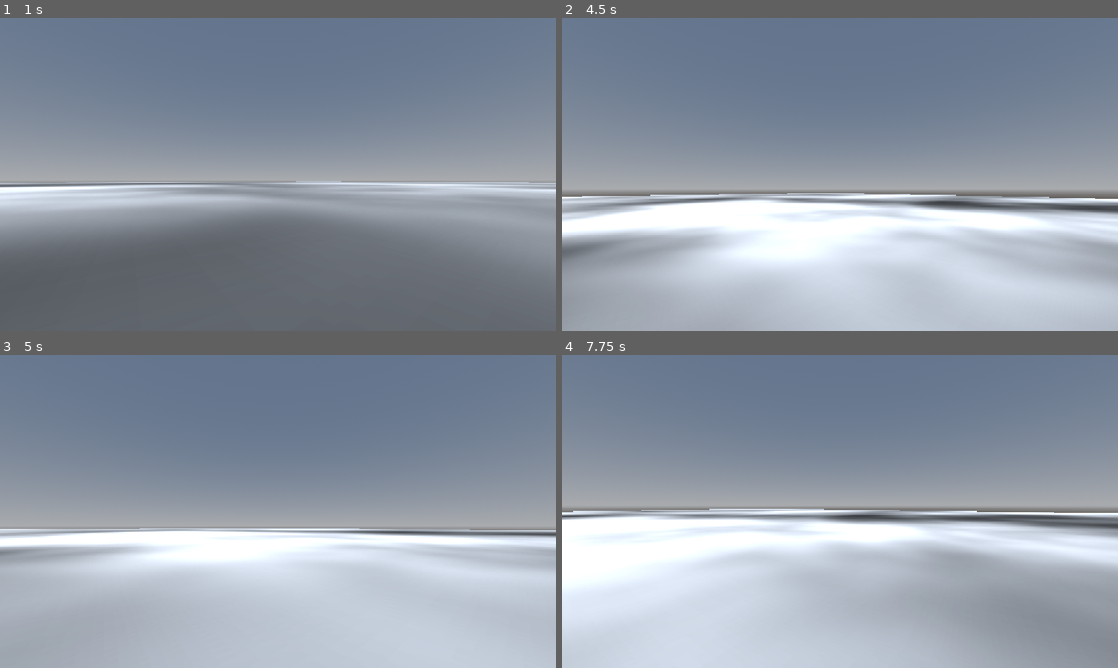
Above: before the commit, frames 1-4 (two rows, left to right).
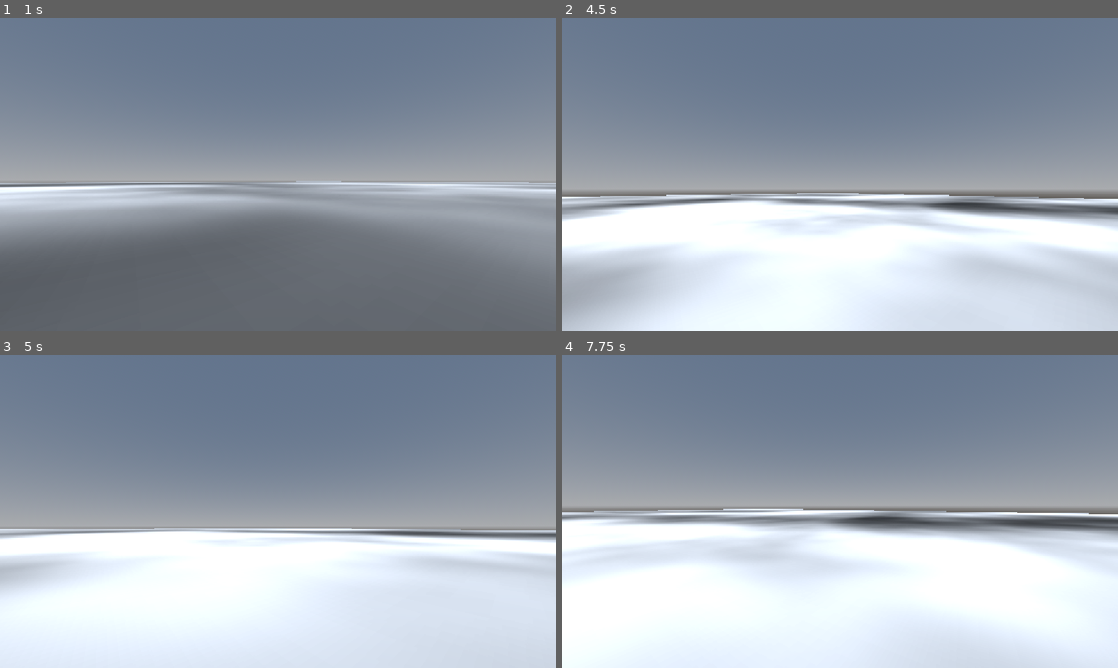
Above: after the commit, the same moments.

Repository: JoshuahMi/BasicRpgGodot
Game: Godot game, scene res://Elements/Levels/BasicRpgLevelTest.tscn
Same seed, same stepped clock (60 frames per second), same inputs: the game is played once before the commit and once after it.
Inputs (mouse positions are in pixels of both pictures, inside the frame that each line leads up to):
- Up to frame 1 (1 s): move the mouse to (305, 174) at 0.52 s; hold W (MoveForward) from 0.53 s (still down); hold Shift (Sprint) from 0.53 s (still down); tap Space (Jump) at 0.77 s
- Up to frame 2 (4.5 s): keep holding W (MoveForward); move the mouse to (812, 174) at 1.27 s; release Shift (Sprint) at 1.28 s; tap C (Test) at 1.35, 2.85, 4.35 s; tap Space (Jump) at 1.52, 3.02, 3.77 s; move the mouse to (851, 168) at 2.02 s; hold Shift (Sprint) 2.03-2.78 s; move the mouse to (834, 180) at 2.77 s; move the mouse to (878, 177) at 3.52 s; hold Shift (Sprint) 3.53-4.28 s; move the mouse to (795, 171) at 4.27 s
- Up to frame 3 (5 s): keep holding W (MoveForward); tap Space (Jump) at 4.52 s
- Up to frame 4 (7.75 s): move the mouse to (845, 511) at 5.02 s; hold Shift (Sprint) 5.03-5.78 s; move the mouse to (817, 505) at 5.77 s; release W (MoveForward) at 5.78 s; hold D (MoveRight) 5.78-6.53 s; tap C (Test) at 5.85, 7.35 s; tap Space (Jump) at 6.02, 6.77, 7.52 s; move the mouse to (867, 511) at 6.52 s; hold Shift (Sprint) 6.53-7.28 s; hold W (MoveForward) from 6.53 s (still down); move the mouse to (812, 511) at 7.27 s

Frame 1 is identical in both runs. In frame 2, 26% of the frame differs, in the area x 0-100%, y 56-100%; in frame 3, 31%; in frame 4, 41%, in the area x 0-100%, y 49-100%.

Commit message:
BEGIN REWORK of the Movement Component,
Implemented dash, but sprinting doesn't work currently.

Diff:
--- a/Elements/General/BasicRpgGeneral.gd
+++ b/Elements/General/BasicRpgGeneral.gd
@@ -10,11 +10,18 @@
 	IN_AIR_FROM_KNOCKBACK,	# this means that the player is NOT on the floor and he got in the air from knockback
 	IN_AIR_FROM_FALLING,	# this means that the player is NOT on the floor and he got in the air from falling
 
-	IN_AIR_WHILE_DASH,		# This is for the dash.
+	DASH,					# This is for the dash.
 
 	ON_WALL_LADDER,			# While on a ladder.
 	ON_WALL_NORMAL,			# Walljump / wallrun
 	ON_WALL_LEDGE_GRAB,		# When ledge grabbing
+
+	UNDERWATER_IDLE,		# When the player is underwater but does nothing
+	UNDERWATER_NORMAL,		# when the player is underwater and moves without sprinting
+	UNDERWATER_SPRINTING,	# when the player is underwater and sprints
+
+
+
 
 }
 
@@ -28,3 +35,17 @@
 	MP_IN_AIR_FROM_FALLING,
 
 }
+
+## Used inside the MovementComponent to determine the state. The determine_state function there needs the information
+## about what exactly has changed to respond accordingly.
+enum CharacterMovementEvent {
+
+	NOTHING,				# For the rare situation the function gets called and nothing happened.
+
+	ME_NORMAL_MOVEMENT_POSSIBLE_CHANGED,
+	ME_MOVEMENT_POSITION_CHANGED,
+
+	ME_HAS_JUST_LANDED,
+	ME_HAS_JUST_LEFT_GROUND,
+
+}
--- a/Elements/General/Components/BasicRpgInputComponent.gd
+++ b/Elements/General/Components/BasicRpgInputComponent.gd
@@ -78,12 +78,13 @@
 	else:
 		is_sprint_just_released = false
 
-
 	if Input.is_action_pressed("Test"):
 		is_test_pressed = true
 
 	if Input.is_action_just_pressed("Test"):
 		is_test_just_pressed = true
+	else:
+		is_test_just_pressed = false
 
 	look_vector = Vector2.ZERO
 
--- a/Elements/General/Components/BasicRpgMovementComponent.gd
+++ b/Elements/General/Components/BasicRpgMovementComponent.gd
@@ -3,6 +3,11 @@
 ## This Movement Component is made up from "Core Functions", called after their respective booleans are set to true from outside the component,
 ## "helper Functions", which help the core functions work, and builtin functions, which take care of the validity of values.
 ## The behaviour of the core functions is dependant on "States", defined in BasicRpgGeneral.
+
+## So we get this:
+## Input triggers the core functions to execute.
+## States determine the behaviour of the core functions
+## things that happen, usually caused by core functions OR the game world outside of this component, determine the state.
 
 @export_category("References")
 @export var body: CharacterBody3D
@@ -36,7 +41,7 @@
 					pass
 				BasicRpgGeneral.PlayerMovementStates.IN_AIR_FROM_FALLING:
 					pass
-				BasicRpgGeneral.PlayerMovementStates.IN_AIR_WHILE_DASH:
+				BasicRpgGeneral.PlayerMovementStates.DASH:
 					pass
 
 			## implement all state specific entering logic here!
@@ -55,7 +60,7 @@
 					# When falling, you get subtracted one jump charge, because it is like you were jumping.
 					jump_charges -= 1
 
-				BasicRpgGeneral.PlayerMovementStates.IN_AIR_WHILE_DASH:
+				BasicRpgGeneral.PlayerMovementStates.DASH:
 					pass
 
 			current_state = new_value
@@ -64,6 +69,65 @@
 			current_state = new_value
 
 #endregion Current State
+
+
+
+#region Input
+
+
+## INPUT
+## Is set by the jump() and knockback() function, and the _physics_process() function, with their respective situations.
+## Shall show what kind of movement is currently active, and why. One can argue that this is an unnecessary doubling of the state, but it works.
+var movement_position: BasicRpgGeneral.MovementPosition = BasicRpgGeneral.MovementPosition.MP_IN_AIR_FROM_FALLING:
+	set(new_value):
+		movement_position = new_value
+
+## INPUT
+## This is set by the object that is using this component. Will tell this component that it wants to sprint by setting it to true.
+## The state won't change to sprinting though if is_normal_movement_possible is false.
+var wants_to_sprint: bool = false:
+	set(new_value):
+		if new_value != wants_to_sprint:
+			wants_to_sprint = new_value
+			pass
+		else:
+			wants_to_sprint = new_value
+
+## INPUT
+## This is set by the object that is using this component. Will tell this component that it wants to jump by setting this variable to true.
+## Will only be performed as a normal jump then if is_normal_movement_possible is true
+var wants_to_jump: bool = false:
+	set(new_value):
+		wants_to_jump = new_value
+		if new_value == true:
+			jump()
+			wants_to_jump = false
+
+
+## INPUT
+## This is set by the object that is using this component. Will tell this component that it wants to dash by setting this variable to true.
+var wants_to_dash: bool = false:
+	set(new_value):
+		wants_to_dash = new_value
+		if new_value == true:
+			dash()
+			wants_to_dash = false
+
+
+
+
+
+## INPUT
+## Will be set by the class using the component. This will determine the direction the component will let the instance move.
+## Used by the move() function.
+var movement_direction: Vector2 = Vector2.ZERO:
+	set(new_value):
+		if new_value == movement_direction:
+			movement_direction = new_value
+		else:
+			movement_direction = new_value
+
+#endregion Input
 
 
 
@@ -90,47 +154,6 @@
 			is_normal_movement_possible = new_value
 			determine_state()
 
-## State determining Variable!
-## Is set by the jump() and knockback() function, and the _physics_process() function, with their respective situations.
-## Shall show what kind of movement is currently active, and why. One can argue that this is an unnecessary doubling of the state, but it works.
-var movement_position: BasicRpgGeneral.MovementPosition = BasicRpgGeneral.MovementPosition.MP_IN_AIR_FROM_FALLING:
-	set(new_value):
-		movement_position = new_value
-		determine_state()
-
-## State determining Variable!
-## This is set by the object that is using this component. Will tell this component that it wants to sprint by setting it to true.
-## The state won't change to sprinting though if is_normal_movement_possible is false.
-var wants_to_sprint: bool = false:
-	set(new_value):
-		if new_value != wants_to_sprint:
-			wants_to_sprint = new_value
-			determine_state()
-			pass
-		else:
-			wants_to_sprint = new_value
-
-## State determining Variable!
-## This is set by the object that is using this component. Will tell this component that it wants to jump by setting this variable to true.
-## Will only be performed as a normal jump then if is_normal_movement_possible is true
-var wants_to_jump: bool = false:
-	set(new_value):
-		if new_value != wants_to_jump:
-			wants_to_jump = new_value
-			determine_state()
-		else:
-			wants_to_jump = new_value
-
-## Will be set by the class using the component. This will determine the direction the component will let the instance move.
-## Used by the move() function.
-## State determining Variable!
-var movement_direction: Vector2 = Vector2.ZERO:
-	set(new_value):
-		if new_value == movement_direction:
-			movement_direction = new_value
-		else:
-			movement_direction = new_value
-			determine_state()
 
 ## Is simply mirroring body.is_on_floor(), and is set every frame, but will, in its setter, make sure that is_just_landed and has_just_left_ground are true in their respective situations, and are only true for one single frame.
 ## State determining Variable, because is_just_landed and has_just_left_ground depend on this variable, and movement_position depends on them, and the state depends on movement_position, look at determine_state().
@@ -153,9 +176,9 @@
 var is_just_landed := false:
 	set(new_value):
 		if new_value == true:
-			#print("From Movement Component: has just landed!")
 			movement_position = BasicRpgGeneral.MovementPosition.MP_ON_SURFACE
 			jump_charges = max_jump_charges
+			dash_charges = max_dash_charges
 		is_just_landed = new_value
 
 ## Used to determine the is in air state.
@@ -163,7 +186,6 @@
 var has_just_left_ground := false:
 	set(new_value):
 		if new_value == true:
-			#print("From Movement Component: Has just left the ground!")
 			# If the movement position wasn't set by jump() or knockback(), obviously you're falling
 			if movement_position == BasicRpgGeneral.MovementPosition.MP_ON_SURFACE:
 				movement_position = BasicRpgGeneral.MovementPosition.MP_IN_AIR_FROM_FALLING
@@ -173,7 +195,7 @@
 
 
 
-#region Variables
+#region Parameters
 
 
 
@@ -186,7 +208,7 @@
 
 ## How many times the player can jump consequently. "2" is a double jump. "1" is a single jump
 @export var max_jump_charges: int = 2
-var jump_charges = 2
+var jump_charges = max_jump_charges
 
 ## which multiplier is applied to the jump strength when a weak jump is performed
 @export var weak_jump_strength_multiplier: float = 0.25
@@ -196,6 +218,36 @@
 ## 1.0 = like on the ground
 @export var movement_strength_while_jumping: float =  0.0
 
+
+@export_category("Dash Parameters")
+
+
+## The dash charges determine, how many times the player can dash while in the air.
+## Can be set to zero, then the player can't dash.
+@export var max_dash_charges : int = 2
+var dash_charges: int = max_dash_charges
+
+## How far the dash will take the player.
+@export var dash_strength: float = 150.0
+
+## When stamina is depleted, this multiplier will be applied to dash_strength.
+@export var weak_dash_multiplier: float = 0.25
+
+var is_dash_possible: bool = true
+
+## If the dash will be possible when the player is on the ground.
+@export var is_dash_possible_on_ground: bool = false
+
+## how long it will take after a dash for the dash becoming possible again.
+## Can be at zero. Then the player will be able to dash again immediately, will lose a dash charge though.
+@export var dash_replenishing_time: float = 1.0
+
+## This timer will set is_dash_possible to true when timeout.
+## Usually this timer is started immediately when the dash_timer timed out.
+var dash_replenish_timer: Timer = Timer.new()
+
+
+
 @export_category("Movement Parameters")
 
 @export var mouse_sensitivity := 1.0
@@ -207,12 +259,16 @@
 @export var sprint_multiplier: float = 1.75
 
 
-#endregion Variables
+#endregion Parameters
 
 #region Builtin Functions
 
 # Called when the node enters the scene tree for the first time.
 func _ready() -> void:
+
+	add_child(dash_replenish_timer)
+	dash_replenish_timer.one_shot = true
+	dash_replenish_timer.timeout.connect(replenish_dash)
 
 	pass # Replace with function body.
 
@@ -235,12 +291,10 @@
 		body.get_wall_normal()
 		# print("From Movement Component: Is on Wall only!")
 
-	if wants_to_jump:
-		jump()
+	#if is_body_on_floor:
+		#dash_charges = max_dash_charges
 
 	move(delta)
-
-
 
 #endregion Builtin Functions
 
@@ -269,8 +323,6 @@
 
 ## causes the camera to rotate. Will clamp the looking up/down within reasonable values
 func look(look_up: float, look_right: float) -> void:
-
-	# print("Rotate camera! Up: " + str(look_up) + ", right: " + str(look_right))
 
 	camera.rotation.x += (look_up * -1.0 * mouse_sensitivity * 0.01)
 	camera.rotation.x  = clampf(camera.rotation.x, -1.5, 1.5)
@@ -352,6 +404,22 @@
 			perform_knockback(direction, directional_strength, in_jump_strength)
 
 
+func dash():
+
+	if dash_charges < 1 or not is_dash_possible:
+		return
+
+	if is_body_on_floor and not is_dash_possible_on_ground:
+		return
+
+	perform_dash()
+
+	dash_charges -= 1
+
+	if dash_replenishing_time > 0.0:
+		is_dash_possible = false
+		dash_replenish_timer.start(dash_replenishing_time)
+
 
 #endregion Core Functions
 
@@ -382,7 +450,6 @@
 			movement_position = BasicRpgGeneral.MovementPosition.MP_IN_AIR_FROM_JUMP
 
 
-
 func perform_knockback(direction: Vector3, directional_strength: float, jump_strength: float):
 
 	movement_position = BasicRpgGeneral.MovementPosition.MP_IN_AIR_FROM_KNOCKBACK
@@ -396,10 +463,53 @@
 	movement_position = BasicRpgGeneral.MovementPosition.MP_IN_AIR_FROM_KNOCKBACK
 
 	pass
+
+## may or may not be called by the dash() function, depending on the state.
+func perform_dash():
+
+	if is_normal_movement_possible:
+		var direction: Vector3 = Vector3.FORWARD.rotated(Vector3.UP, camera.rotation.y)
+
+		body.velocity += direction.normalized() * dash_strength
+	elif weak_dash_multiplier > 0.0:
+		var direction: Vector3 = Vector3.FORWARD.rotated(Vector3.UP, camera.rotation.y)
+
+		body.velocity += direction.normalized() * dash_strength * weak_dash_multiplier
+	else:
+		pass
+
+func replenish_dash():
+	is_dash_possible = true
+
+
 
 ## determines the current state, depending on the state determining variables (See the region or the comment with that name).
 ## See the region (and comment) "State determining Variable"
 func determine_state():
+
+	# this needs a more streamlined approach.
+	# maybe divide this into "check for input" and "check for things that happen"
+	# And the movement position?
+
+	# My new idea was that this function gets a parameter that tells the funtion what exactly has changed, if input was given or something happened.
+	# then it reacts accordingly.
+	# My idea then was that in order to react accordingly, there has to be a function for each of these things that happen, and a lot of match statements, basically.
+	# at least it would cover all possibilities, but it would be bloated.
+
+	# Okay, BUT: we can either exclude input or something happened. I think.
+
+
+
+
+	# at least in the current shape it won't be able to handle the many states that can occur.
+
+	# maybe divide the states into categories? IN_AIR, ON_FLOOR, DASH, UNDERWATER
+	# and then SPRINTING, NORMAL, IDLE
+
+	# good in theory, but DASH is one of a kind, and IN_AIR would have the source (from knockback etc) attribute to it as well.
+
+
+
 
 	match movement_position:
 
@@ -432,6 +542,27 @@
 
 			current_state = BasicRpgGeneral.PlayerMovementStates.IN_AIR_FROM_FALLING
 
+func determine_state_new(ev: BasicRpgGeneral.CharacterMovementEvent):
+
+	match ev:
+		BasicRpgGeneral.CharacterMovementEvent.NOTHING:
+			pass
+		BasicRpgGeneral.CharacterMovementEvent.ME_NORMAL_MOVEMENT_POSSIBLE_CHANGED:
+			pass
+		BasicRpgGeneral.CharacterMovementEvent.ME_MOVEMENT_POSITION_CHANGED:
+			pass
+		BasicRpgGeneral.CharacterMovementEvent.ME_HAS_JUST_LANDED:
+			pass
+		BasicRpgGeneral.CharacterMovementEvent.ME_HAS_JUST_LEFT_GROUND:
+			pass
+
+
+
+
+
+	pass
+
+
 #endregion helper funtions
 
 #region Signal Callback Functions
--- a/Elements/Player/BasicRpgPlayer.gd
+++ b/Elements/Player/BasicRpgPlayer.gd
@@ -2,17 +2,6 @@
 
 @onready var input_component: BasicRpgInputComponent = $BasicRpgInputComponent
 @onready var movement_component: BasicRpgMovementComponent = $BasicRpgMovementComponent
-
-
-var current_state: BasicRpgGeneral.PlayerMovementStates = BasicRpgGeneral.PlayerMovementStates.ON_FLOOR_IDLE
-
-func change_state(new_state: BasicRpgGeneral.PlayerMovementStates):
-
-	current_state = new_state
-
-	pass
-
-
 
 func _ready() -> void:
 
@@ -22,7 +11,8 @@
 func _process(delta: float) -> void:
 
 
-
+	if input_component.is_test_just_pressed:
+		movement_component.wants_to_dash = true
 
 	if input_component.is_jump_pressed:
 		movement_component.wants_to_jump = true
@@ -34,36 +24,3 @@
 
 	movement_component.movement_direction = input_component.move_direction
 	movement_component.look(input_component.look_vector.y, input_component.look_vector.x )
-
-
-
-	$Camera3D.rotation.x = clampf($Camera3D.rotation.x, -1.5, 1.5)
-	# print(input_component.move_direction)
-
-	match current_state:
-		BasicRpgGeneral.PlayerMovementStates.ON_FLOOR_IDLE:
-			pass
-		BasicRpgGeneral.PlayerMovementStates.IN_AIR_FROM_JUMP:
-			pass
-		BasicRpgGeneral.PlayerMovementStates.IN_AIR_FROM_KNOCKBACK:
-			pass
-		BasicRpgGeneral.PlayerMovementStates.ON_FLOOR_MOVEMENT_NORMAL:
-			pass
-		BasicRpgGeneral.PlayerMovementStates.ON_FLOOR_MOVEMENT_SPRINTING:
-			pass
-
-
-
-
-
-
-
-
-
-
-
-
-
-
-
-	pass
